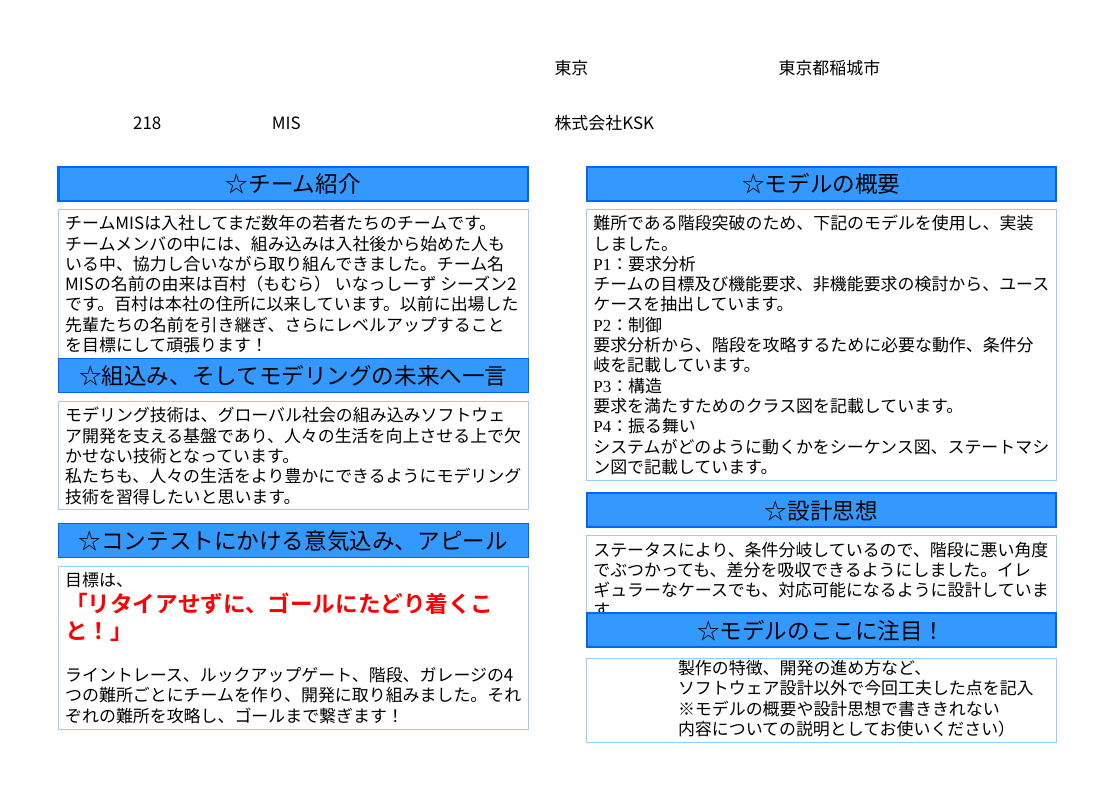
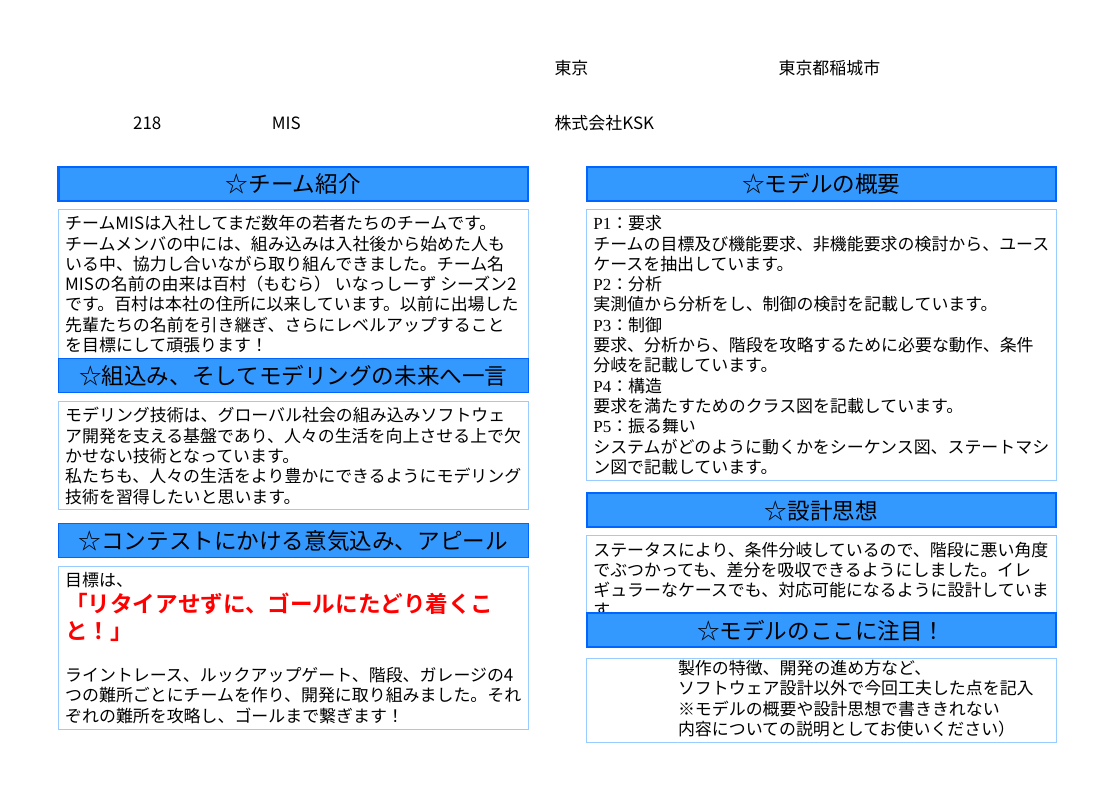
Before and after one commit to robokon/Doc, a slide deck: slide 1 of 1.設計書/ルックアップゲート/nambu_work/concept_sheet2017_background_imaged_KSK.ppt. Drawn at 1120x792 pixels with LibreOffice and Linux fonts; fonts in the diff are those of the drawing; background and template pictures are left out. Boxes give left, top, right and bottom in pixels: in the first picture for what was removed or moved away, otherwise in the second. Text is boxed around its words. In the diff, an @@ line names an element or a change of style, - is before the commit and + after.

Commit message:
目次を修正

```diff
--- a/1.設計書/ルックアップゲート/nambu_work/concept_sheet2017_background_imaged_KSK.ppt
+++ b/1.設計書/ルックアップゲート/nambu_work/concept_sheet2017_background_imaged_KSK.ppt
@@ text in rectangle at [593,216,662,231]: text changed @@
-難所である階段突破のため、下記のモデルを使用し、実装しました。
-P1：要求分析
+P1：要求
@@ text in rectangle at [593,277,1033,394]: text changed @@
-P2：制御
-要求分析から、階段を攻略するために必要な動作、条件分岐を記載しています。
-P3：構造
+P2：分析
+実測値から分析をし、制御の検討を記載しています。
+P3：制御
+要求、分析から、階段を攻略するために必要な動作、条件分岐を記載しています。
+P4：構造
@@ text in rectangle at [593,419,696,434]: text changed @@
-P4：振る舞い
+P5：振る舞い
```
